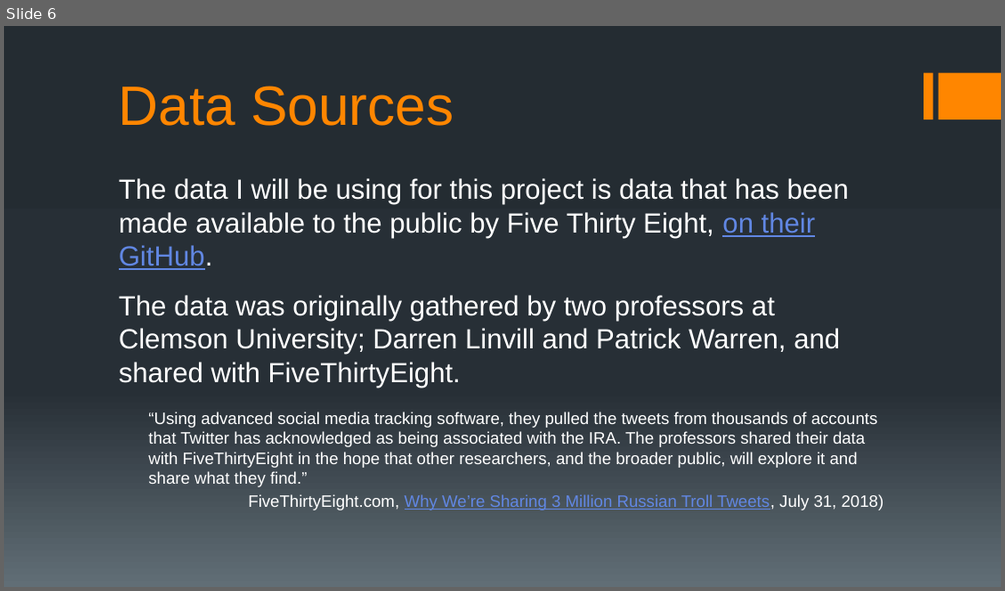
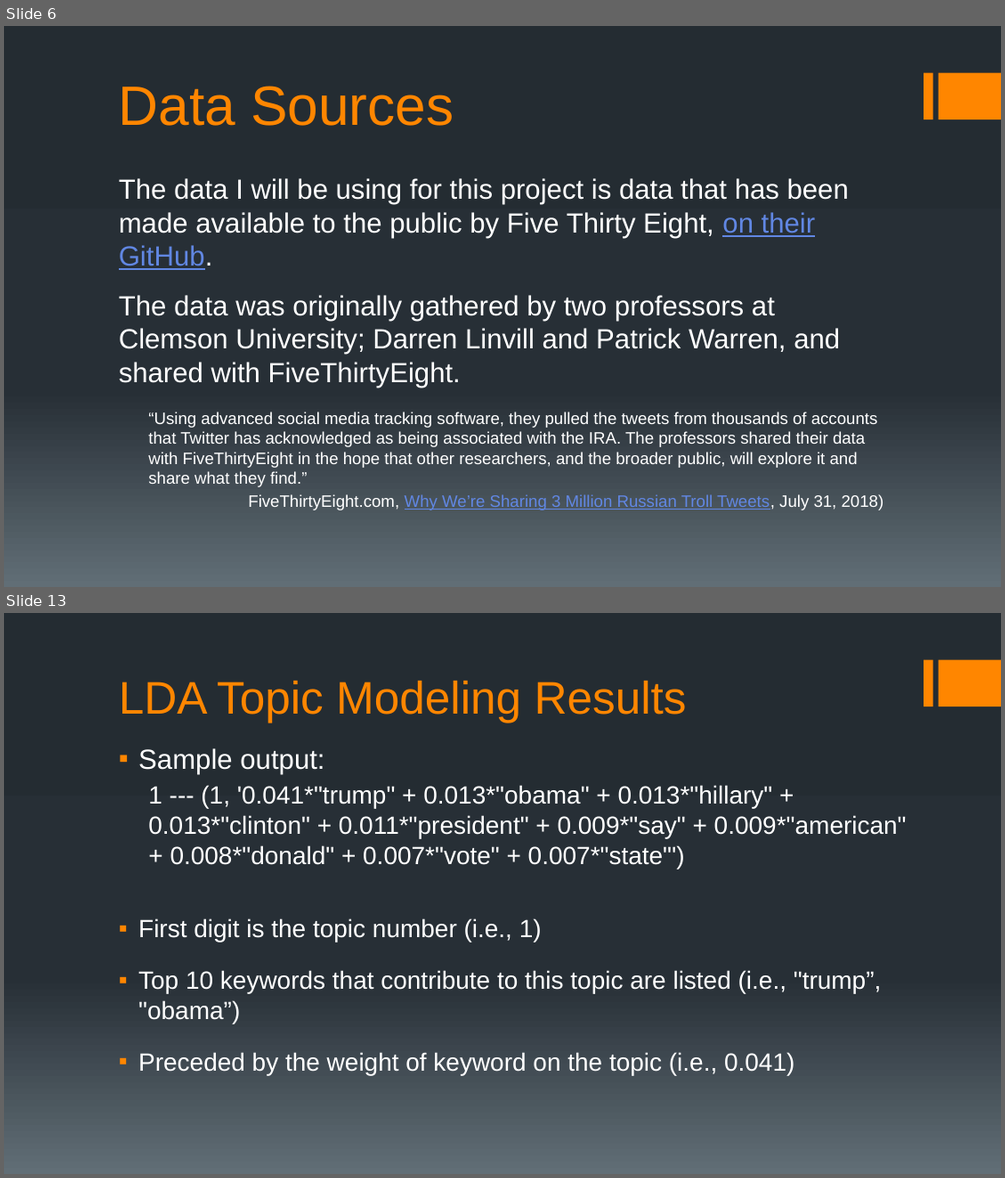
Before and after one commit to chudzikr/Capstone2, a slide deck: reports/Capstone2_Final_Report_Pres.pptx. Shown one above the other, each under a label of ours: slide 6 before the commit, slides 6 and 13 after it; the slides between them are not shown. The pictures are 1005x591 and 1005x1178 pixels, drawn with LibreOffice and Linux fonts; fonts in the diff are those of the drawing. Boxes give left, top, right and bottom in pixels: in the first picture for what was removed or moved away, otherwise in the second. Text is boxed around its words. In the diff, an @@ line names an element or a change of style, - is before the commit and + after.

```diff
--- a/reports/Capstone2_Final_Report_Pres.pptx
+++ b/reports/Capstone2_Final_Report_Pres.pptx
@@ slide 13 added at (4, 613, 1001, 1174), background gradient #242C33 to #273037 to #636D76; not listed: 2 template elements that a slide beside it also shows @@
@@ title added at (119, 680, 687, 722), 33 pt, text #FF8600 @@
+LDA Topic Modeling Results
@@ text added at (138, 748, 906, 1075), 18 pt, text #FFFFFF @@
+▪ Sample output:
+  1 --- (1, '0.041*"trump" + 0.013*"obama" + 0.013*"hillary" + 0.013*"clinton" + 0.011*"president" + 0.009*"say" + 0.009*"american" + 0.008*"donald" + 0.007*"vote" + 0.007*"state"')
+▪ First digit is the topic number (i.e., 1)
+▪ Top 10 keywords that contribute to this topic are listed (i.e., "trump”, "obama”)
+▪ Preceded by the weight of keyword on the topic (i.e., 0.041)
```
Also in this commit, not shown: 2 slides changed, 9 other slides added, 1 slide removed, 1 other file.
